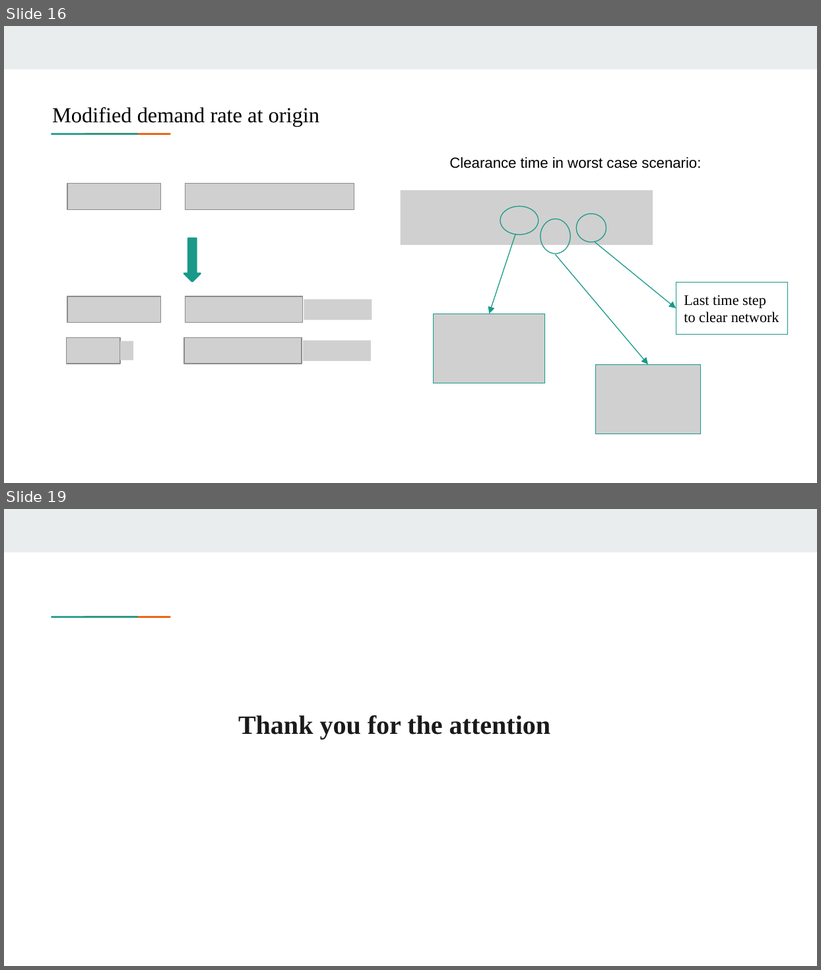
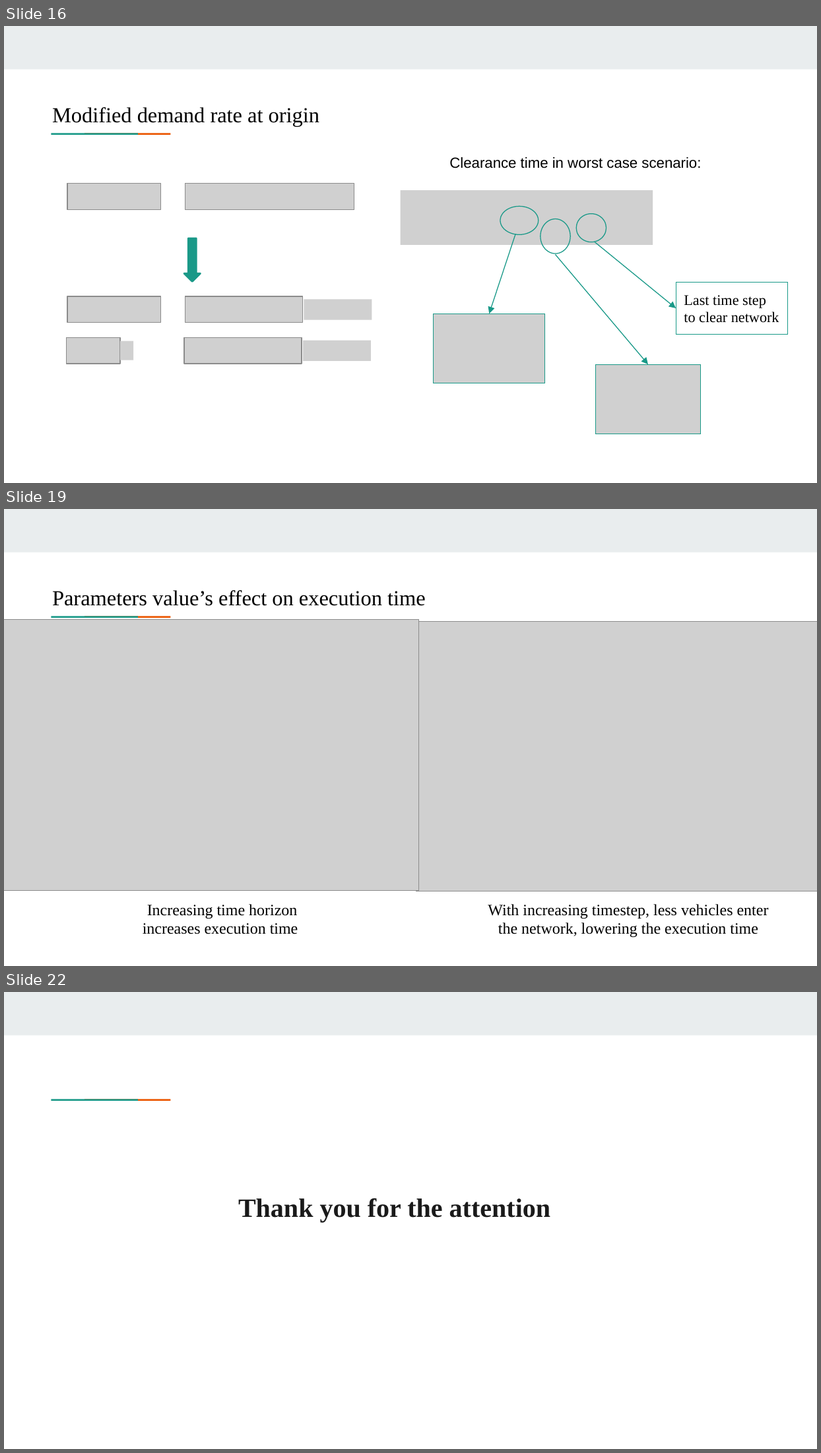
Before and after one commit to saraserafino/WirelessChargingLanes-Optimisation, a slide deck: presentation.pptx. Shown one above the other, each under a label of ours: slides 16 and 19 before the commit, slides 16, 19 and 22 after it; the slides between them are not shown. The pictures are 821x970 and 821x1453 pixels, drawn with LibreOffice and Linux fonts; fonts in the diff are those of the drawing; grey boxes stand for pictures. Boxes give left, top, right and bottom in pixels: in the first picture for what was removed or moved away, otherwise in the second. Text is boxed around its words. In the diff, an @@ line names an element or a change of style, - is before the commit and + after.

```diff
--- a/presentation.pptx
+++ b/presentation.pptx
@@ slide 19 added at [4, 509, 817, 966], background #FFFFFF; not listed: 3 template elements that a slide beside it also shows @@
@@ text added at [52, 590, 426, 606], 19 pt, text #000000 @@
+Parameters value’s effect on execution time
@@ picture added at [4, 620, 418, 891] @@
@@ picture added at [416, 621, 817, 891] @@
@@ text added at [143, 904, 298, 935], 14 pt, text #000000 @@
+Increasing time horizon increases execution time
@@ text added at [488, 904, 769, 937], 14 pt, text #000000 @@
+With increasing timestep, less vehicles enter the network, lowering the execution time
@@ what was slide 19 is now slide 22 @@
```
Also in this commit, not shown: 4 slides changed, 2 other slides added.
